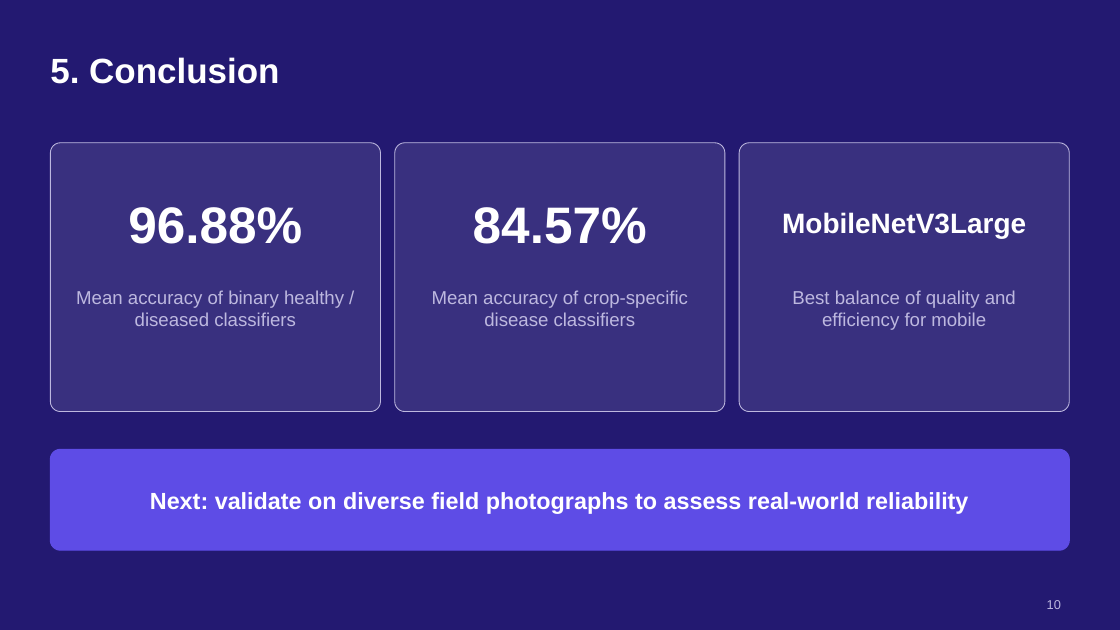
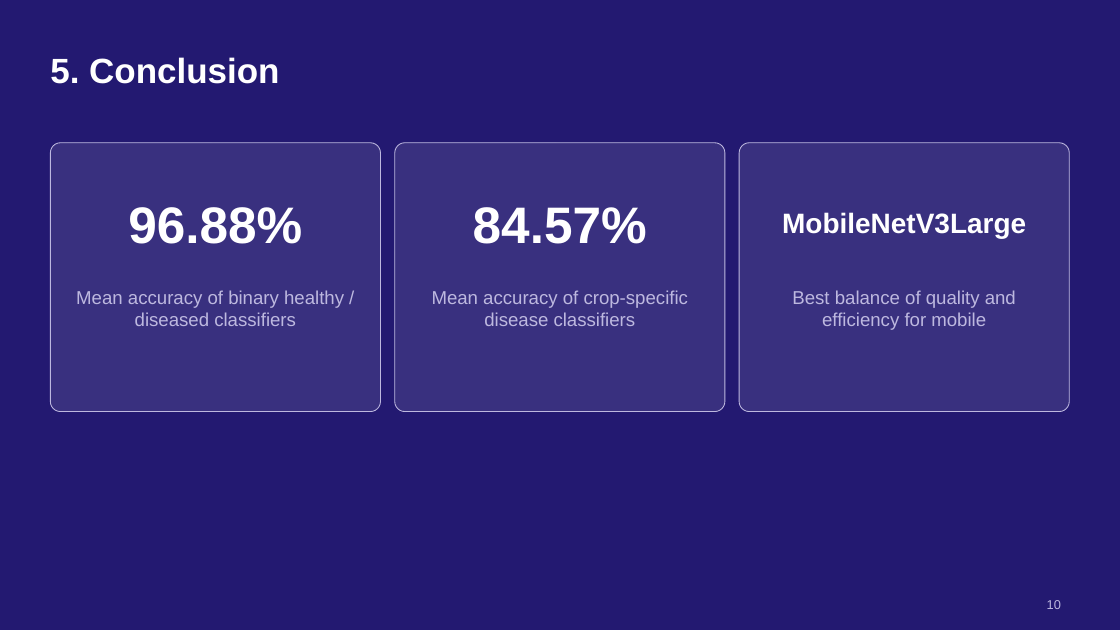
Before and after one commit to Silent-Rider/Master, a slide deck: slide 10 of Foreign Language/Plant_Disease_Detection_Talk.pptx. Drawn at 1120x630 pixels with LibreOffice and Linux fonts; fonts in the diff are those of the drawing. Boxes give left, top, right and bottom in pixels: in the first picture for what was removed or moved away, otherwise in the second. Text is boxed around its words. In the diff, an @@ line names an element or a change of style, - is before the commit and + after.

```diff
--- a/Foreign Language/Plant_Disease_Detection_Talk.pptx
+++ b/Foreign Language/Plant_Disease_Detection_Talk.pptx
@@ rounded rectangle removed at (50, 450, 1070, 550) @@
@@ text removed at (150, 492, 968, 514) @@
-Next: validate on diverse field photographs to assess real-world reliability
```
Also in this commit, not shown: 4 other slides changed, 2 other files.
